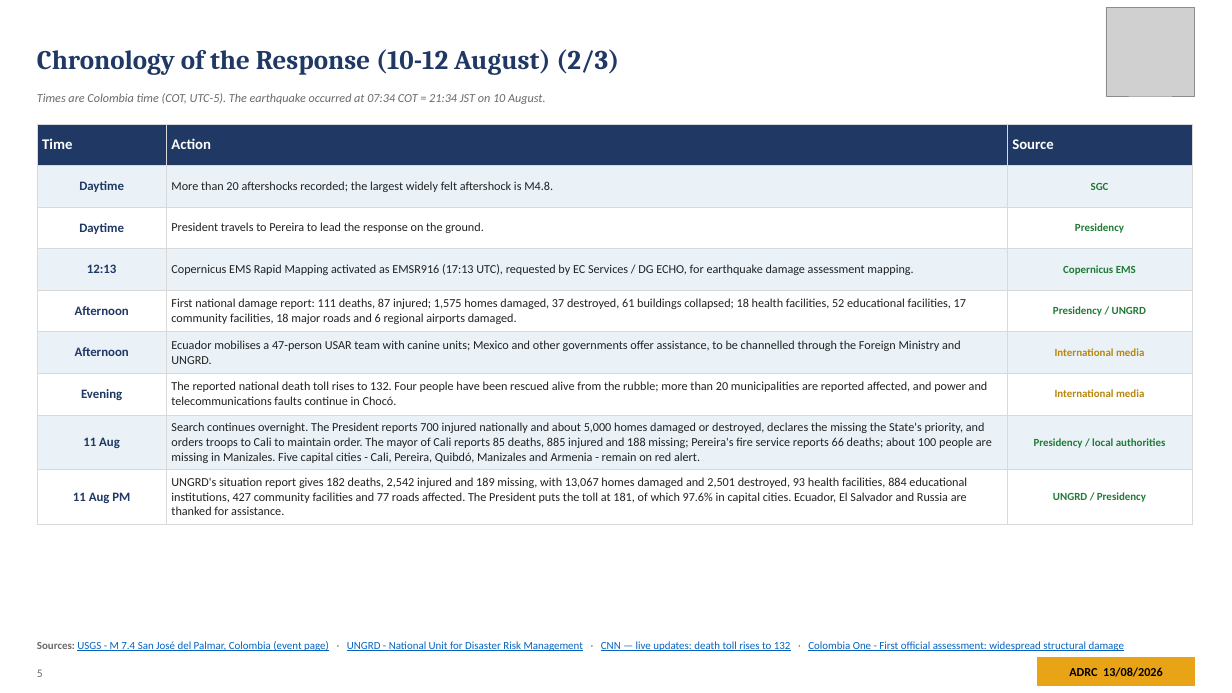
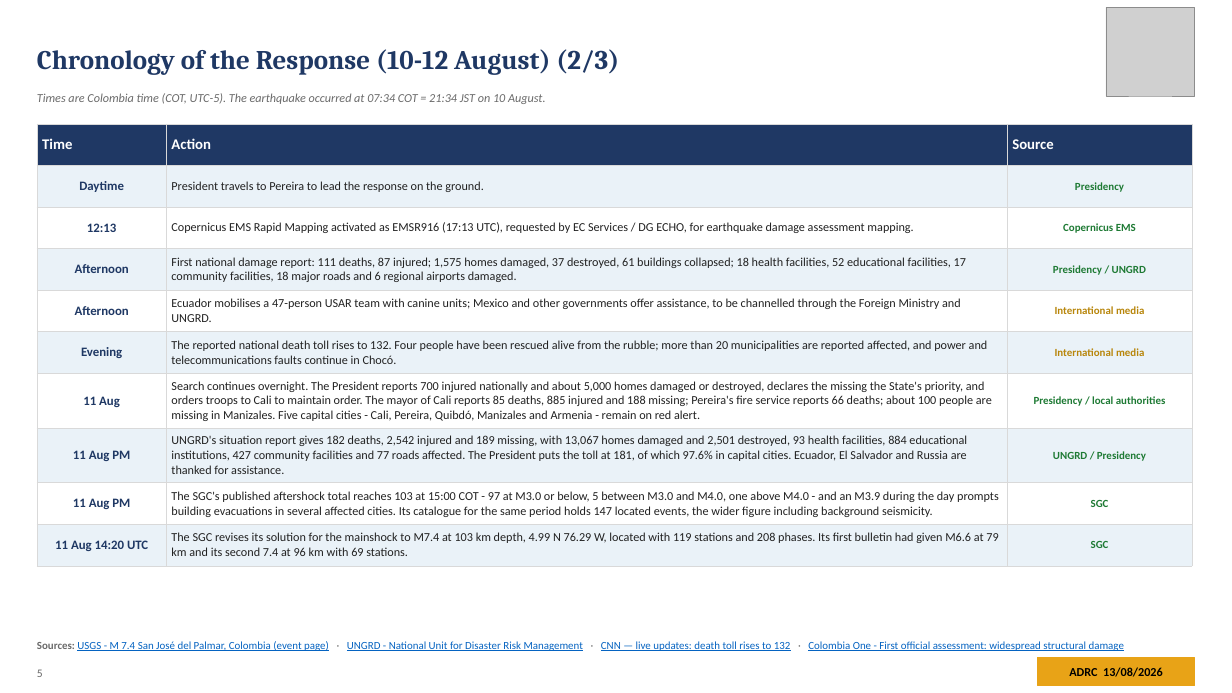
Before and after one commit to kochobi-max/whatsmap, a slide deck: slide 5 of reports/colombia_eq_20260810/output/ADRC_EQ_COL_Choco_20260810_EN.pptx. Drawn at 1232x693 pixels with LibreOffice and Linux fonts; fonts in the diff are those of the drawing; grey boxes stand for pictures. Boxes give left, top, right and bottom in pixels: in the first picture for what was removed or moved away, otherwise in the second. Text is boxed around its words. In the diff, an @@ line names an element or a change of style, - is before the commit and + after.

```diff
--- a/reports/colombia_eq_20260810/output/ADRC_EQ_COL_Choco_20260810_EN.pptx
+++ b/reports/colombia_eq_20260810/output/ADRC_EQ_COL_Choco_20260810_EN.pptx
@@ table at bbox=[37, 124, 1192, 560] @@
-row 2: Daytime | More than 20 aftershocks recorded; the largest widely felt aftershock is M4.8. | SGC
+row 9: 11 Aug PM | The SGC's published aftershock total reaches 103 at 15:00 COT - 97 at M3.0 or below, 5 between M3.0 and M4.0, one above M4.0 - and an M3.9 during the day prompts building evacuations in several affected cities. Its catalogue for the same period holds 147 located events, the wider figure including background seismicity. | SGC
+row 10: 11 Aug 14:20 UTC | The SGC revises its solution for the mainshock to M7.4 at 103 km depth, 4.99 N 76.29 W, located with 119 stations and 208 phases. Its first bulletin had given M6.6 at 79 km and its second 7.4 at 96 km with 69 stations. | SGC
```
Also in this commit, not shown: 5 other slides changed, 7 other files.
